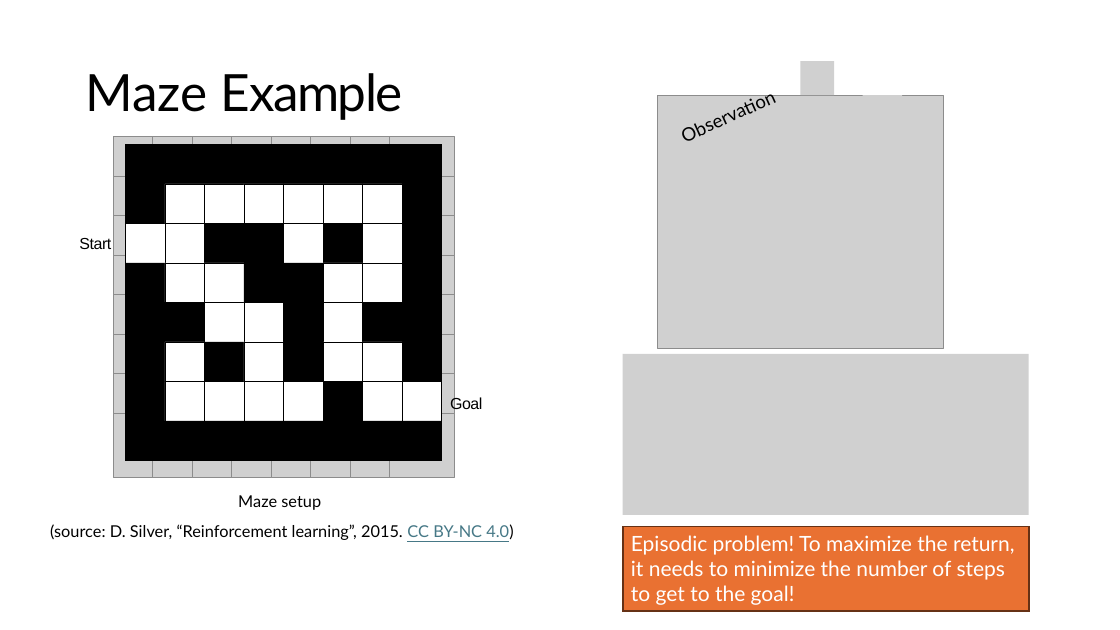
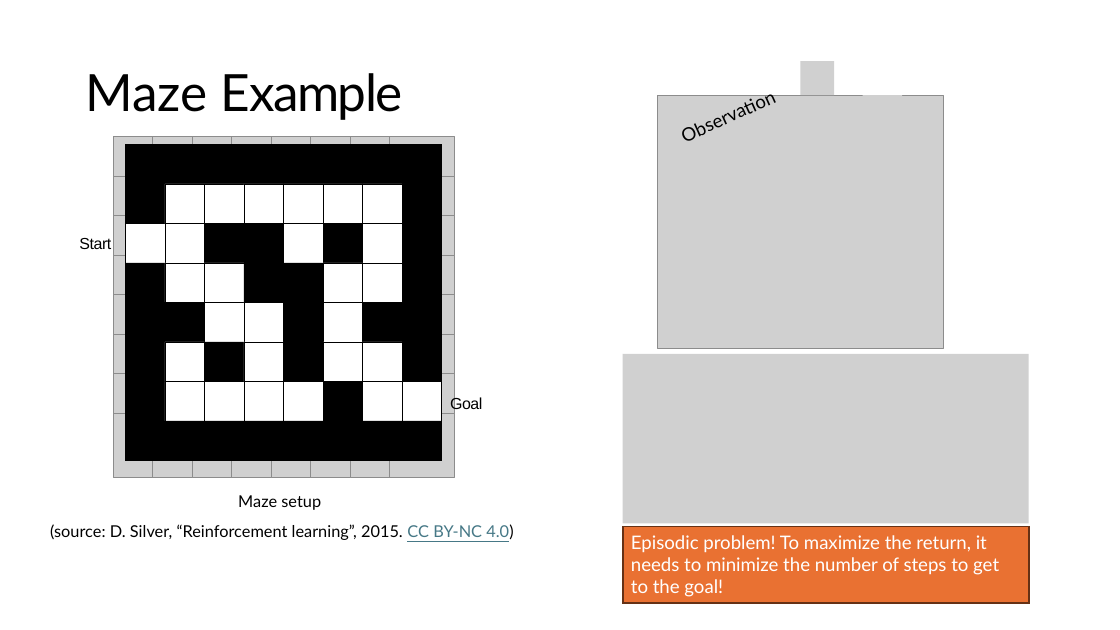
Before and after one commit to mhahsler/Introduction_to_Reinforcement_Learning, a slide deck: slide 29 of slides/Lecture_Chapter01.pptx. Drawn at 1120x630 pixels with LibreOffice and Linux fonts; fonts in the diff are those of the drawing; grey boxes stand for pictures. Boxes give left, top, right and bottom in pixels: in the first picture for what was removed or moved away, otherwise in the second. Text is boxed around its words. In the diff, an @@ line names an element or a change of style, - is before the commit and + after.

```diff
--- a/slides/Lecture_Chapter01.pptx
+++ b/slides/Lecture_Chapter01.pptx
@@ picture: place and size @@
-picture at bbox=[623, 354, 1028, 515]
+picture at bbox=[623, 354, 1028, 523]
@@ rectangle "Episodic problem! To maximize the ...": place and size @@
-rectangle "Episodic problem! To maximize the ..." at bbox=[623, 527, 1028, 612]
+rectangle "Episodic problem! To maximize the ..." at bbox=[623, 527, 1028, 603]
@@ rectangle "Episodic problem! To maximize the ..." at bbox=[623, 527, 1028, 603]: size 18 to 16 pt @@
```
Also in this commit, not shown: 6 other slides changed, 1 other file.
